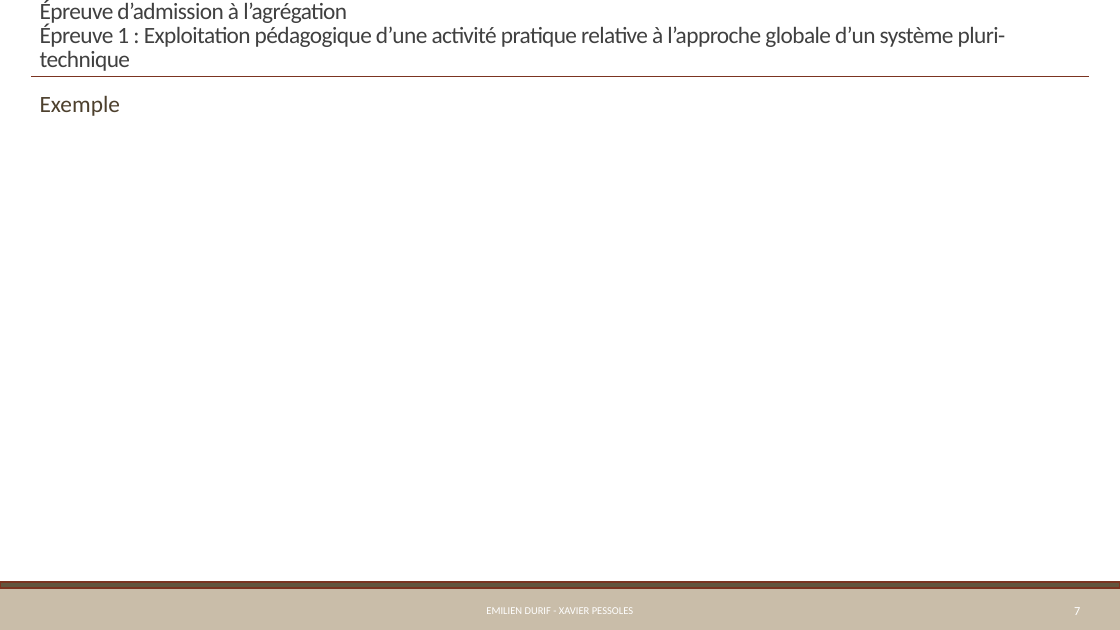
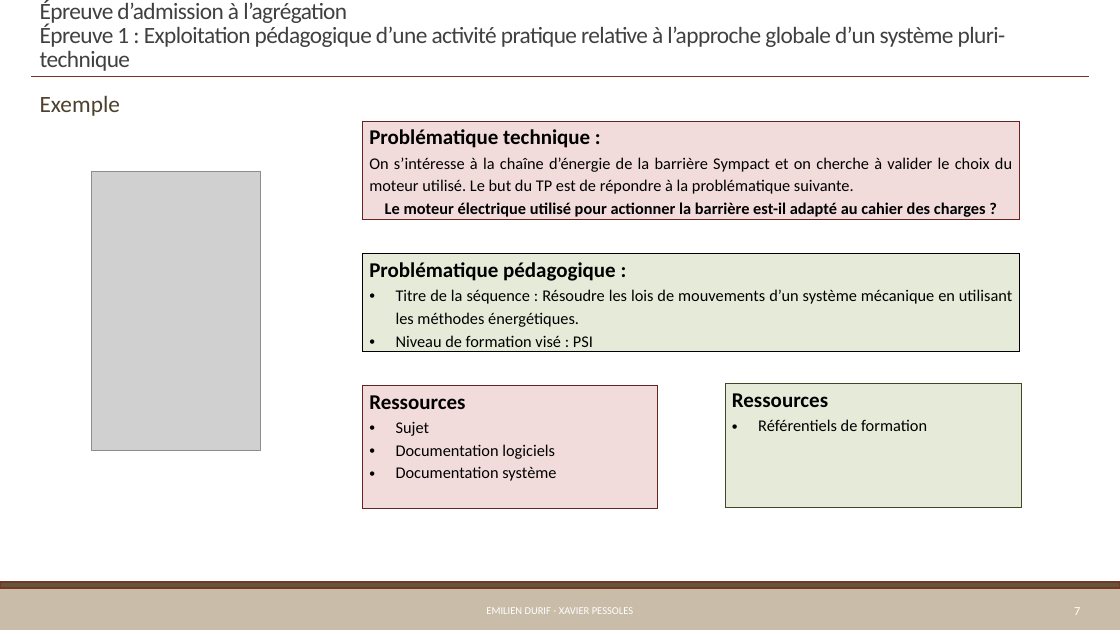
Before and after one commit to xpessoles/Preparation_Agregation, a slide deck: slide 7 of Cours/01_PresentationEpreuves.pptx. Drawn at 1120x630 pixels with LibreOffice and Linux fonts; fonts in the diff are those of the drawing; grey boxes stand for pictures. Boxes give left, top, right and bottom in pixels: in the first picture for what was removed or moved away, otherwise in the second. Text is boxed around its words. In the diff, an @@ line names an element or a change of style, - is before the commit and + after.

```diff
--- a/Cours/01_PresentationEpreuves.pptx
+++ b/Cours/01_PresentationEpreuves.pptx
@@ table added at <box>363,121,1020,221</box>, 1 rows, 1 columns @@
+Problématique technique : / On s’intéresse à la chaîne d’énergie de la barrière Sympact et on cherche à valider le choix du moteur utilisé. Le but du TP est de répondre à la problématique suivante. / Le moteur électrique utilisé pour actionner la barrière est-il adapté au cahier des charges ?
@@ picture added at <box>92,171,260,450</box> @@
@@ table added at <box>363,254,1020,356</box>, 1 rows, 1 columns @@
+Problématique pédagogique : / Titre de la séquence : Résoudre les lois de mouvements d’un système mécanique en utilisant les méthodes énergétiques. / Niveau de formation visé : PSI
@@ table added at <box>363,386,658,509</box>, 1 rows, 1 columns @@
+Ressources / Sujet / Documentation logiciels / Documentation système
@@ table added at <box>726,384,1022,507</box>, 1 rows, 1 columns @@
+Ressources / Référentiels de formation
```
Also in this commit, not shown: 1 other slide changed.
